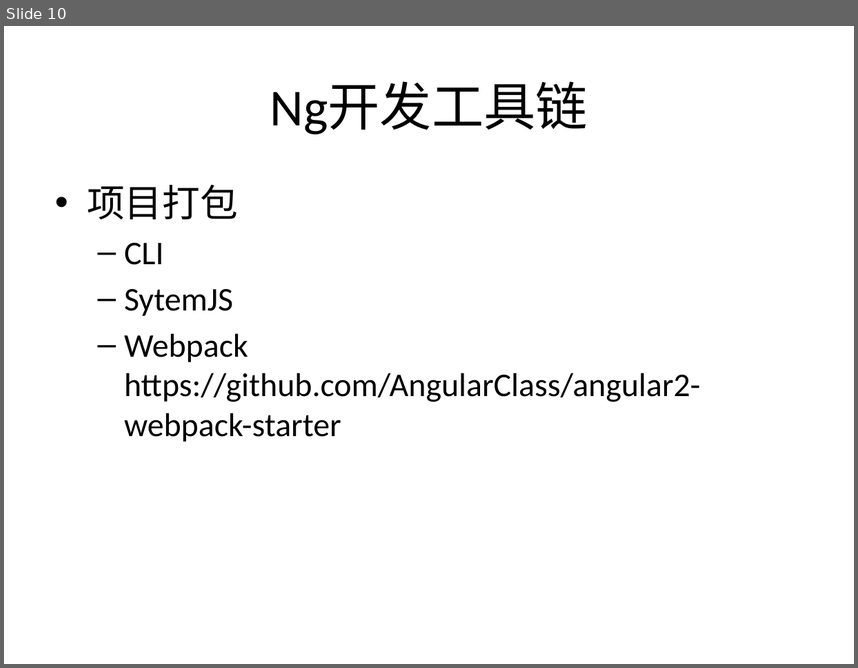
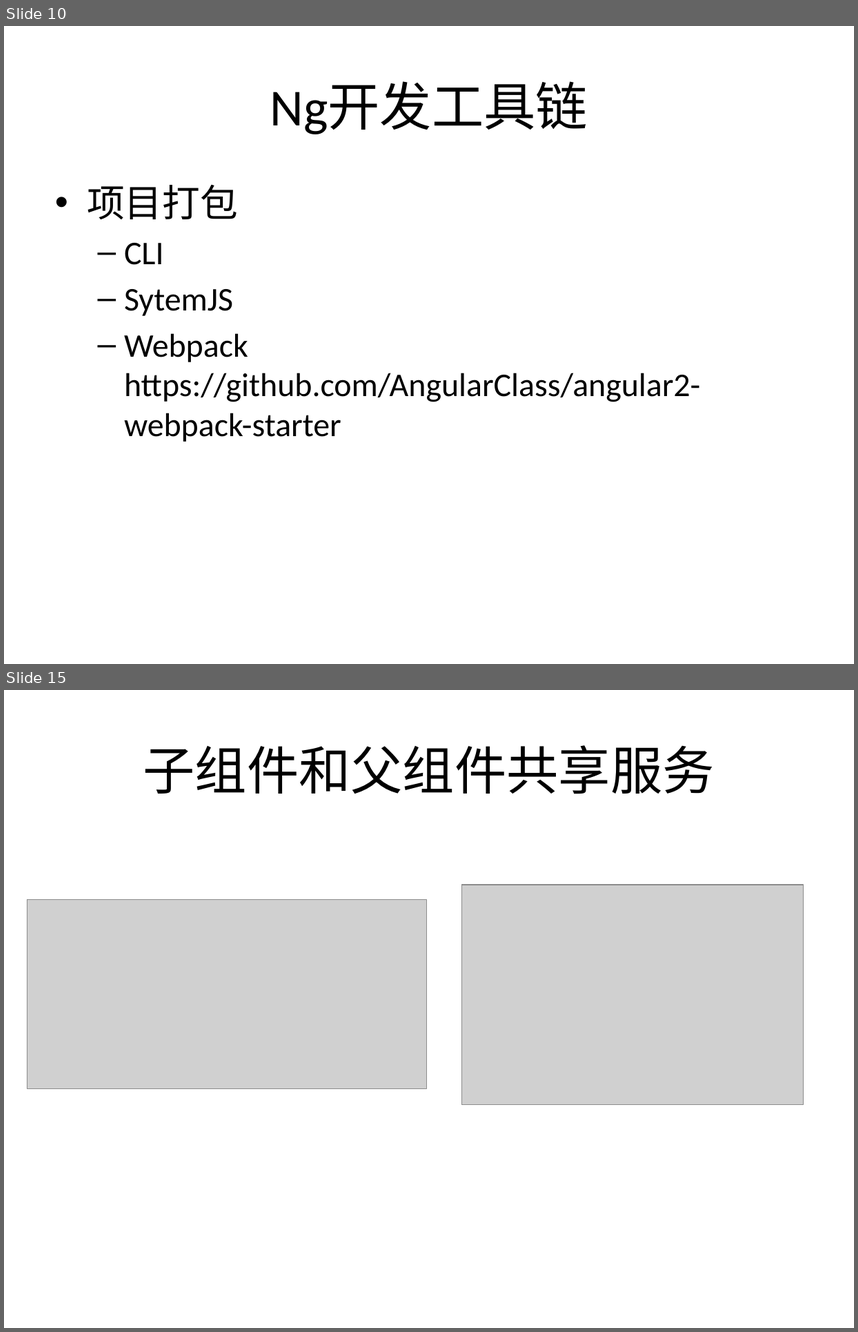
Before and after one commit to jasonLiu001/ng-study-ppt-files, a slide deck: files/Angular2.pptx. Shown one above the other, each under a label of ours: slide 10 before the commit, slides 10 and 15 after it; the slides between them are not shown. The pictures are 858x668 and 858x1332 pixels, drawn with LibreOffice and Linux fonts; fonts in the diff are those of the drawing; grey boxes stand for pictures. Boxes give left, top, right and bottom in pixels: in the first picture for what was removed or moved away, otherwise in the second. Text is boxed around its words. In the diff, an @@ line names an element or a change of style, - is before the commit and + after.

```diff
--- a/files/Angular2.pptx
+++ b/files/Angular2.pptx
@@ slide 15 added at (4,690,854,1328), background #CBE9CF @@
@@ title added at (143,745,715,794), 44 pt, text #000000 @@
+子组件和父组件共享服务
@@ picture added at (462,885,804,1104) @@
@@ picture added at (27,900,428,1089) @@
```
Also in this commit, not shown: 5 other slides added.
